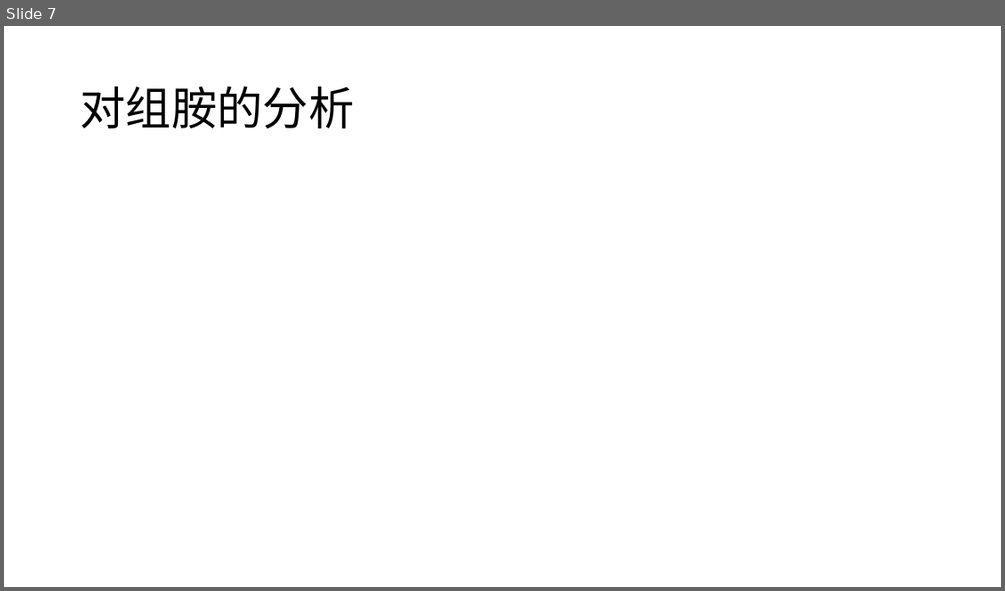
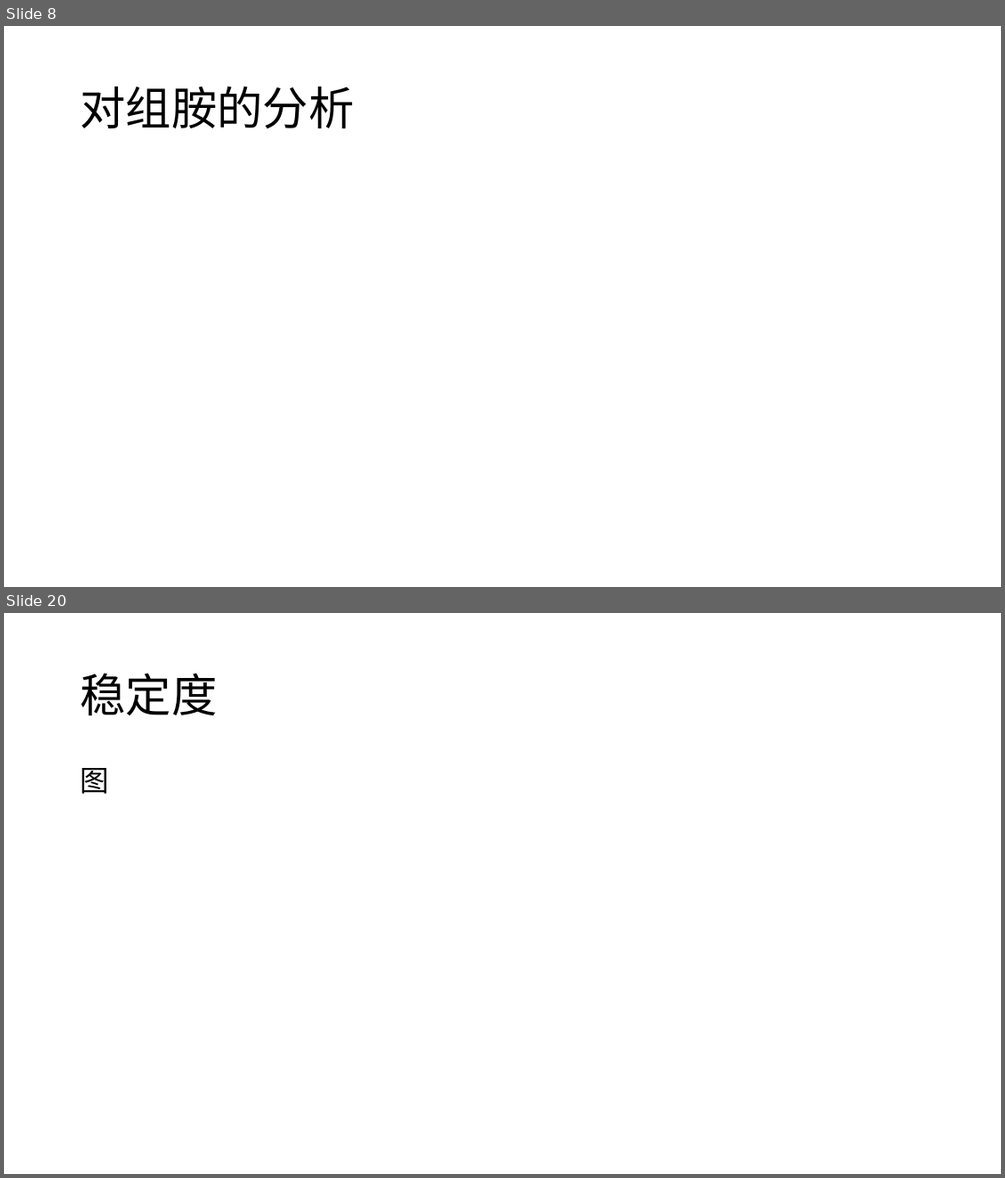
Before and after one commit to yuanjingsong/MCM_Homework, a slide deck: PreG21.pptx. Shown one above the other, each under a label of ours: slide 7 before the commit, slides 8 and 20 after it; the slides between them are not shown. The pictures are 1005x591 and 1005x1178 pixels, drawn with LibreOffice and Linux fonts; fonts in the diff are those of the drawing; grey boxes stand for pictures. Boxes give left, top, right and bottom in pixels: in the first picture for what was removed or moved away, otherwise in the second. Text is boxed around its words. In the diff, an @@ line names an element or a change of style, - is before the commit and + after.

```diff
--- a/PreG21.pptx
+++ b/PreG21.pptx
@@ slide 20 added at <box>4,613,1001,1174</box>, background #FFFFFF @@
@@ title added at <box>80,673,217,715</box>, 44 pt, text #000000 @@
+稳定度
@@ text added at <box>80,768,109,794</box>, 28 pt, text #000000 @@
+图
@@ what was slide 7 is now slide 8 @@
```
Also in this commit, not shown: 3 slides changed, 16 other slides added, 2 other files.
